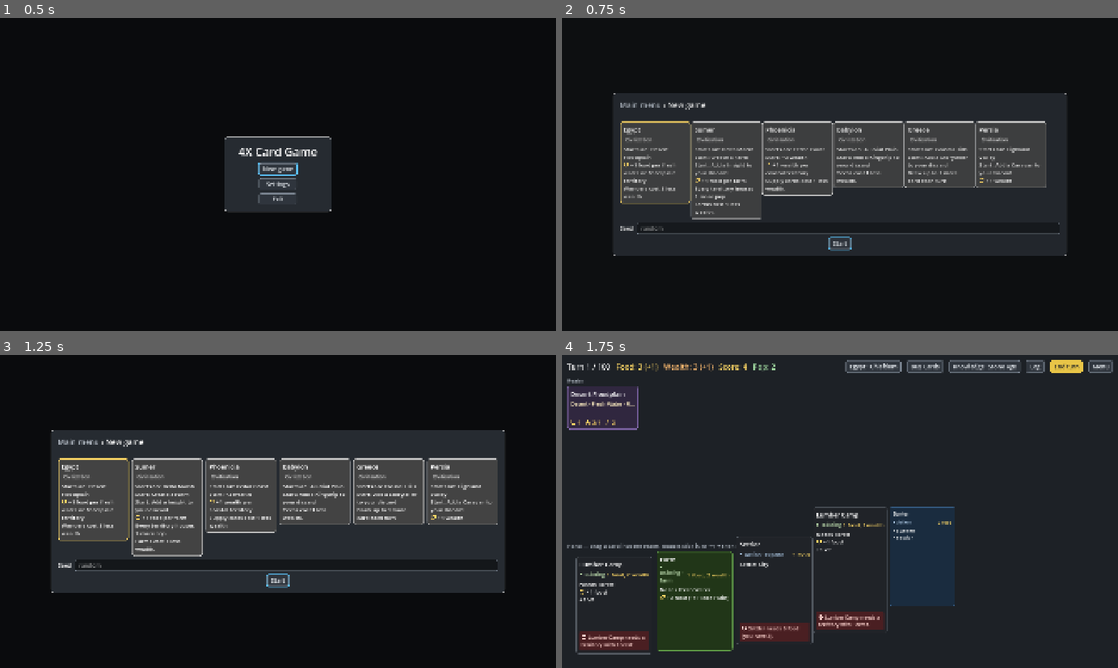
Above: before the commit, frames 1-4 (two rows, left to right).
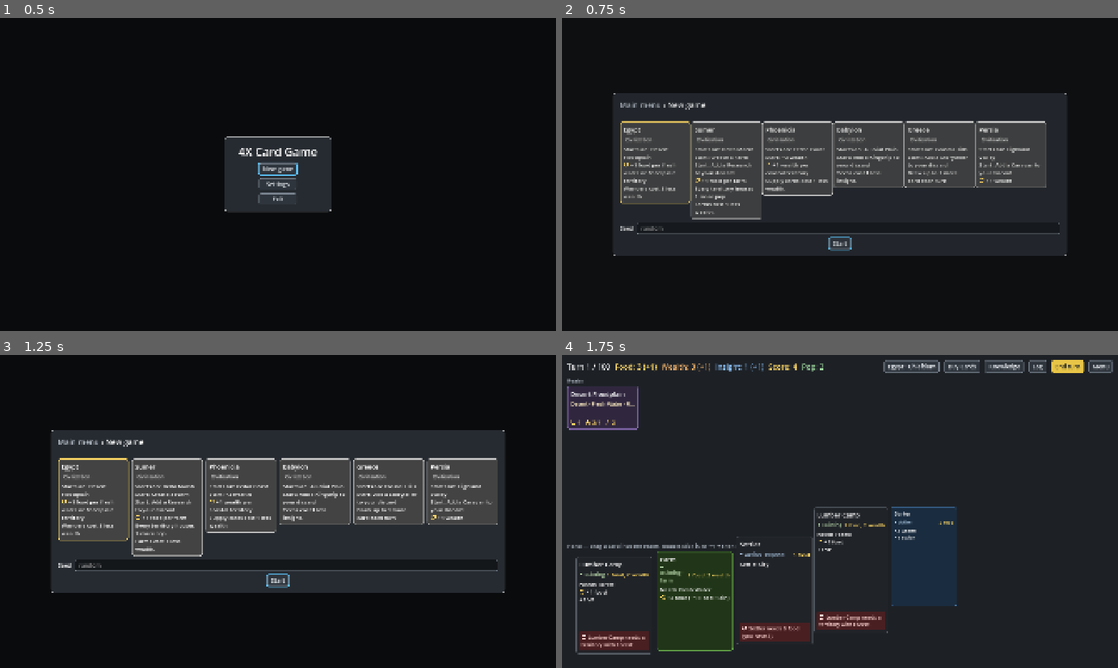
Above: after the commit, the same moments.

Repository: r888888888/4x-card-game
Game: Godot game, scene res://ui/main.tscn
Same seed, same stepped clock (60 frames per second), same inputs: the game is played once before the commit and once after it.
Inputs:
- Up to frame 1 (0.5 s): no input
- Up to frame 2 (0.75 s): click "New game" at 0.5 s
- Up to frame 3 (1.25 s): no input
- Up to frame 4 (1.75 s): click "Start" at 1.25 s

Frame 1 is identical in both runs. In frame 2, 0.1% of the frame differs, in the area x 24-53%, y 46-54%; in frame 3, 0.1%; in frame 4, 2.5%, in the area x 9-94%, y 1-95%.

Commit message:
139: techs cost insight; Insight counter in the top bar; content moves to insight
Co-Authored-By: Claude Opus 5.5 <noreply@anthropic.com>

Diff:
--- a/data/cards.json
+++ b/data/cards.json
@@ -5,7 +5,8 @@
       "cost": {}, "vp": 2, "slots": 3, "tags": ["city"],
       "effects": [
         { "op": "gain", "resource": "food", "amount": 2, "trigger": "upkeep" },
-        { "op": "gain", "resource": "wealth", "amount": 1, "trigger": "upkeep" }
+        { "op": "gain", "resource": "wealth", "amount": 1, "trigger": "upkeep" },
+        { "op": "gain", "resource": "insight", "amount": 1, "trigger": "upkeep" }
       ]
     },
     {
@@ -52,7 +53,7 @@
       "effects": [ { "op": "draw", "amount": 2 } ]
     },
     {
-      "id": "research", "name": "Insight", "type": "action",
+      "id": "research", "name": "Research", "type": "action",
       "cost": {}, "vp": 0, "tags": [],
       "effects": [ { "op": "research" } ]
     },
@@ -200,7 +201,7 @@
       ]
     },
     {
-      "id": "babylon", "name": "Babylon", "type": "civilization", "home": "alluvial_plain", "discounts": [{ "type": "tech", "wealth": 1 }],
+      "id": "babylon", "name": "Babylon", "type": "civilization", "home": "alluvial_plain", "discounts": [{ "type": "tech", "insight": 1 }],
       "vp": 0, "tags": [],
       "flavor": "Hammurabi carved his laws in stone for all to see, and Babylon's astronomers kept the most careful records of the heavens in the ancient world.",
       "quote": { "text": "That the strong should not harm the weak.", "by": "Code of Hammurabi" },
@@ -237,7 +238,7 @@
     {
       "id": "library", "name": "Library", "type": "building",
       "cost": { "wealth": 4 }, "vp": 1, "tags": [],
-      "effects": [ { "op": "create", "card": "research", "zone": "discard" } ]
+      "effects": [ { "op": "gain", "resource": "insight", "amount": 2, "trigger": "upkeep" } ]
     },
     {
       "id": "solstice_rites", "name": "Solstice Rites", "type": "event", "tags": [], "effects": []
@@ -282,97 +283,97 @@
     },
     {
       "id": "pottery", "name": "Pottery", "type": "tech",
-      "cost": { "wealth": 3 }, "vp": 1, "tags": [],
+      "cost": { "insight": 6 }, "vp": 1, "tags": [],
       "effects": [ { "op": "create", "card": "granary", "zone": "discard" }, { "op": "unlock", "card": "granary" } ]
     },
     {
       "id": "animal_husbandry", "name": "Animal Husbandry", "type": "tech",
-      "cost": { "wealth": 4 }, "vp": 0, "tags": [],
+      "cost": { "insight": 8 }, "vp": 0, "tags": [],
       "effects": [ { "op": "create", "card": "pasture", "zone": "discard" }, { "op": "unlock", "card": "pasture" } ]
     },
     {
       "id": "mining", "name": "Mining", "type": "tech",
-      "cost": { "wealth": 3 }, "vp": 0, "tags": [],
+      "cost": { "insight": 6 }, "vp": 0, "tags": [],
       "effects": [ { "op": "create", "card": "mine", "zone": "discard" }, { "op": "unlock", "card": "mine" } ]
     },
     {
       "id": "mysticism", "name": "Mysticism", "type": "tech",
-      "cost": { "wealth": 3 }, "vp": 0, "tags": [],
+      "cost": { "insight": 6 }, "vp": 0, "tags": [],
       "effects": [ { "op": "create", "card": "temple", "zone": "discard" }, { "op": "unlock", "card": "temple" } ]
     },
     {
       "id": "the_wheel", "name": "The Wheel", "type": "tech",
-      "cost": { "wealth": 4 }, "vp": 0, "tags": [],
+      "cost": { "insight": 8 }, "vp": 0, "tags": [],
       "effects": [ { "op": "create", "card": "caravan", "zone": "discard" }, { "op": "unlock", "card": "caravan" } ]
     },
     {
       "id": "masonry", "name": "Masonry", "type": "tech", "prereq": "mining",
-      "cost": { "wealth": 5 }, "vp": 0, "tags": [],
+      "cost": { "insight": 10 }, "vp": 0, "tags": [],
       "effects": [ { "op": "create", "card": "monument", "zone": "discard" }, { "op": "unlock", "card": "monument" } ]
     },
     {
       "id": "bronze_working", "name": "Bronze Working", "type": "tech", "prereq": "mining",
-      "cost": { "wealth": 5 }, "vp": 0, "tags": [],
+      "cost": { "insight": 10 }, "vp": 0, "tags": [],
       "effects": [ { "op": "create", "card": "forge", "zone": "discard" }, { "op": "unlock", "card": "forge" }, { "op": "add_era", "era": 2 } ]
     },
     {
       "id": "writing", "name": "Writing", "type": "tech", "era": 2,
-      "cost": { "wealth": 4 }, "vp": 0, "tags": [],
+      "cost": { "insight": 15 }, "vp": 0, "tags": [],
       "effects": [ { "op": "create", "card": "library", "zone": "discard" }, { "op": "unlock", "card": "library" } ]
     },
     {
       "id": "currency", "name": "Currency", "type": "tech", "era": 2, "prereq": "bronze_working",
-      "cost": { "wealth": 5 }, "vp": 0, "tags": [],
+      "cost": { "insight": 19 }, "vp": 0, "tags": [],
       "effects": [ { "op": "create", "card": "market", "zone": "discard" }, { "op": "unlock", "card": "market" } ]
     },
     {
       "id": "sailing", "name": "Sailing", "type": "tech", "era": 2,
-      "cost": { "wealth": 5 }, "vp": 0, "tags": [],
+      "cost": { "insight": 19 }, "vp": 0, "tags": [],
       "effects": [ { "op": "create", "card": "harbor", "zone": "discard" }, { "op": "unlock", "card": "harbor" } ]
     },
     {
       "id": "priesthood", "name": "Priesthood", "type": "tech", "era": 2, "prereq": "mysticism",
-      "cost": { "wealth": 6 }, "vp": 0, "tags": [],
+      "cost": { "insight": 22 }, "vp": 0, "tags": [],
       "effects": [ { "op": "create", "card": "pyramids", "zone": "discard" }, { "op": "create", "card": "theocracy", "zone": "discard" } ]
     },
     {
       "id": "code_of_laws", "name": "Code of Laws", "type": "tech", "era": 2, "prereq": "writing",
-      "cost": { "wealth": 6 }, "vp": 0, "tags": [],
+      "cost": { "insight": 22 }, "vp": 0, "tags": [],
       "effects": [ { "op": "create", "card": "kingship", "zone": "discard" } ]
     },
     {
       "id": "calendar", "name": "Calendar", "type": "tech", "era": 2, "prereq": "pottery",
-      "cost": { "wealth": 6 }, "vp": 3, "tags": [],
+      "cost": { "insight": 22 }, "vp": 3, "tags": [],
       "effects": []
     },
     {
       "id": "philosophy", "name": "Philosophy", "type": "tech", "era": 3, "prereq": "writing",
-      "cost": { "wealth": 6 }, "vp": 2, "tags": [],
+      "cost": { "insight": 27 }, "vp": 2, "tags": [],
       "effects": []
     },
     {
       "id": "iron_working", "name": "Iron Working", "type": "tech", "era": 3, "prereq": "bronze_working",
-      "cost": { "wealth": 6 }, "vp": 2, "tags": [],
+      "cost": { "insight": 27 }, "vp": 2, "tags": [],
       "effects": [ { "op": "score", "amount": 1, "trigger": "upkeep" } ]
     },
     {
       "id": "mathematics", "name": "Mathematics", "type": "tech", "era": 3, "prereq": "currency",
-      "cost": { "wealth": 6 }, "vp": 0, "tags": [],
+      "cost": { "insight": 27 }, "vp": 0, "tags": [],
       "effects": [ { "op": "gain_per_tag", "resource": "wealth", "amount": 1, "tag": "culture", "trigger": "upkeep" } ]
     },
     {
       "id": "monarchy", "name": "Monarchy", "type": "tech", "era": 3, "prereq": "philosophy",
-      "cost": { "wealth": 7 }, "vp": 3, "tags": [],
+      "cost": { "insight": 32 }, "vp": 3, "tags": [],
       "effects": [ { "op": "gain", "resource": "wealth", "amount": 1, "trigger": "upkeep" } ]
     },
     {
       "id": "astronomy", "name": "Astronomy", "type": "tech", "era": 3, "prereq": "mathematics",
-      "cost": { "wealth": 7 }, "vp": 4, "tags": [],
+      "cost": { "insight": 32 }, "vp": 4, "tags": [],
       "effects": []
     },
     {
       "id": "engineering", "name": "Engineering", "type": "tech", "era": 3, "prereq": "masonry",
-      "cost": { "wealth": 7 }, "vp": 0, "tags": [],
+      "cost": { "insight": 32 }, "vp": 0, "tags": [],
       "effects": [ { "op": "create", "card": "monument", "zone": "discard" } ]
     },
     {
--- a/data/config.json
+++ b/data/config.json
@@ -1,5 +1,5 @@
 {
-  "resources": ["food", "wealth"],
+  "resources": ["food", "wealth", "insight"],
   "keywords": [
     "grassland", "forest", "hills", "mountain", "desert", "marsh",
     "fresh_water", "coastal", "flood_plain"
@@ -12,7 +12,7 @@
   "deck_model": "fixed",
   "population": { "start": 2, "food_upkeep": 1, "vp_per_pop": 1, "famine": { "card": "famine", "max_counters": 3, "relief": { "wealth": 5 } } },
   "starting": {
-    "resources": { "food": 2, "wealth": 2 },
+    "resources": { "food": 2, "wealth": 2, "insight": 0 },
     "tableau": ["capital"],
     "territory": "river_meadow",
     "civilization": "egypt",
--- a/engine/card_details.gd
+++ b/engine/card_details.gd
@@ -61,14 +61,17 @@
 	return out
 
 
-## "Costs 2 wealth now (printed 5, −1 pass, −2 prereq)"
+## "Costs 2 insight now (printed 5, −1 civilization, −1 pass, −2 prereq)"
 static func _tech_cost_text(e: GameEngine, tech: CardInstance) -> String:
-	var parts: PackedStringArray = ["printed %d" % tech.def.cost.get(GameEngine.WEALTH, 0)]
+	var parts: PackedStringArray = ["printed %d" % tech.def.cost.get(GameEngine.INSIGHT, 0)]
+	var civ: int = Discounts.off(e, tech.def, false).get(GameEngine.INSIGHT, 0)
+	if civ > 0:
+		parts.append("−%d civilization" % civ)
 	if tech.passes > 0:
 		parts.append("−%d pass%s" % [tech.passes, "" if tech.passes == 1 else "es"])
 	if tech.def.prereq != "" and e.zone("researched").cards.any(func(c): return c.def.id == tech.def.prereq):
 		parts.append("−%d prereq" % tech.def.prereq_discount)
-	return "Costs %d wealth now (%s)" % [e.tech_cost(tech.uid), ", ".join(parts)]
+	return "Costs %d insight now (%s)" % [e.tech_cost(tech.uid), ", ".join(parts)]
 
 
 ## Unique terms, in order of first use: the rules, then the card type's mechanics. Leaves out Glossary.BASIC.
--- a/engine/data_loader.gd
+++ b/engine/data_loader.gd
@@ -173,8 +173,8 @@
 	else:
 		errs.append("'cost' must be an object like {\"food\": 2}")
 
-	if def.type == CardDef.TECH and not (def.cost.size() == 1 and def.cost.get(GameEngine.WEALTH, 0) >= 1):
-		errs.append("cost: a tech must cost wealth only, at least 1 (like {\"wealth\": 2})")
+	if def.type == CardDef.TECH and not (def.cost.size() == 1 and def.cost.get(GameEngine.INSIGHT, 0) >= 1):
+		errs.append("cost: a tech must cost insight only, at least 1 (like {\"insight\": 2})")
 	if def.type == CardDef.EVENT and not def.cost.is_empty():
 		errs.append("cost: an event can't have a cost")
 	if def.type == CardDef.EVENT and def.vp != 0:
--- a/engine/engine_core.gd
+++ b/engine/engine_core.gd
@@ -4,10 +4,11 @@
 ## accessors, the effect hooks (gain, lose, draw, create_card, …) and the logging internals. GameEngine extends it
 ## with the player-facing actions, their *_error queries and the read queries.
 
-## The two built-in resources: food pays for people (growth, upkeep, Settlers), wealth for premium buildings,
-## techs and the supply. The config may list more resources; only these two have rules attached.
+## The built-in resources: food pays for people (growth, upkeep, Settlers), wealth for premium buildings and the
+## supply, insight for techs (139). The config may list more resources; only these have rules attached.
 const FOOD := "food"
 const WEALTH := "wealth"
+const INSIGHT := "insight"
 
 signal changed
 signal logged(message: String)
--- a/engine/research.gd
+++ b/engine/research.gd
@@ -76,7 +76,7 @@
 	var future := tech == null or state == GameEngine.TECH_FUTURE
 	return {
 		"id": def.id, "era": def.era, "prereq": def.prereq, "state": state,
-		"cost": def.cost.get(GameEngine.WEALTH, 0) if future else cost(e, tech.uid),
+		"cost": def.cost.get(GameEngine.INSIGHT, 0) if future else cost(e, tech.uid),
 		"passes": 0 if tech == null else tech.passes, "gives": gives,
 	}
 
@@ -100,11 +100,11 @@
 	var tech := find(e, uid)
 	if tech == null:
 		return 0
-	var wealth: int = tech.def.cost.get(GameEngine.WEALTH, 0) - tech.passes
-	wealth -= Discounts.off(e, tech.def, false).get(GameEngine.WEALTH, 0)
+	var insight: int = tech.def.cost.get(GameEngine.INSIGHT, 0) - tech.passes
+	insight -= Discounts.off(e, tech.def, false).get(GameEngine.INSIGHT, 0)
 	if tech.def.prereq != "" and e.zone("researched").cards.any(func(c): return c.def.id == tech.def.prereq):
-		wealth -= tech.def.prereq_discount
-	return maxi(wealth, 1)
+		insight -= tech.def.prereq_discount
+	return maxi(insight, 1)
 
 
 static func passes(e: GameEngine, uid: int) -> int:
@@ -117,9 +117,9 @@
 	if tech == null:
 		return "That tech isn't on offer."
 	var price := cost(e, uid)
-	var have: int = e.resources.get(GameEngine.WEALTH, 0)
+	var have: int = e.resources.get(GameEngine.INSIGHT, 0)
 	if have < price:
-		return "%s needs %d wealth (you have %d)." % [tech.def.name, price, have]
+		return "%s needs %d insight (you have %d)." % [tech.def.name, price, have]
 	return ""
 
 
@@ -142,9 +142,9 @@
 	var tech := e.zone("research_reveal").find(uid)
 	var price := cost(e, uid)
 	e.zone("research_reveal").remove(tech)
-	e.resources.wealth -= price
+	e.resources[GameEngine.INSIGHT] -= price
 	e.zone("researched").add(tech)
-	e._log("Learned %s (%d wealth)." % [tech.def.name, price])
+	e._log("Learned %s (%d insight)." % [tech.def.name, price])
 	e._resolve(tech, "play")
 	_return_revealed(e, true)
 	e.changed.emit()
--- a/tests/test_board_labels.gd
+++ b/tests/test_board_labels.gd
@@ -109,6 +109,7 @@
 func test_research_choice_is_titled_knowledge() -> void:
 	var main := open_main()
 	main.start_game(1)
-	check(label_with_text(main, "Knowledge") != null, "a Knowledge title")
-	check(label_with_text(main, "Research") == null, "no Research title")
+	var overlay: Node = main.choices.research_row.get_parent()  # the hand may hold a card named Research (139)
+	check(label_with_text(overlay, "Knowledge") != null, "a Knowledge title")
+	check(label_with_text(overlay, "Research") == null, "no Research title")
 	close_main(main)
--- a/tests/test_insight.gd
+++ b/tests/test_insight.gd
@@ -1,13 +1,13 @@
 extends "res://tests/lib/tech_case.gd"
 ## Insight (backlog 139): a third built-in resource that pays for techs. Techs cost insight only; buying one spends
 ## insight and leaves wealth alone; civilization tech discounts take insight; the forecast and the top bar show it.
-## Local fixtures: Sages (civilization, techs −1 insight), Study (building, ⟳ +1 insight) and Optics (era 2 tech).
+## Local fixtures: Sages (civilization, techs −1 insight), Scriptorium (building, ⟳ +1 insight) and Optics (era 2 tech).
 
 const SAGES := {"id": "sages", "name": "Sages", "type": "civilization", "discounts": [{"type": "tech", "insight": 1}]}
-const STUDY := {"id": "study", "name": "Study", "type": "building",
+const SCRIPTORIUM := {"id": "scriptorium", "name": "Scriptorium", "type": "building",
 	"effects": [{"op": "gain", "resource": "insight", "amount": 1, "trigger": "upkeep"}]}
 const OPTICS := {"id": "optics", "name": "Optics", "type": "tech", "cost": {"insight": 4}, "era": 2}
-const FIXTURES := [SAGES, STUDY, OPTICS]
+const FIXTURES := [SAGES, SCRIPTORIUM, OPTICS]
 
 
 ## Loads a tech 'x' with the given cost next to the fixture cards; returns the loader errors.
@@ -90,8 +90,8 @@
 
 func test_the_forecast_includes_insight() -> void:
 	var e := insight_engine({"food": 2, "insight": 0})
-	e.create_card("study", "tableau", null)
-	eq(e.upkeep_forecast().get("insight"), 1, "Study ⟳ +1 insight")
+	e.create_card("scriptorium", "tableau", null)
+	eq(e.upkeep_forecast().get("insight"), 1, "Scriptorium ⟳ +1 insight")
 
 
 ## The one visible label under root whose text starts with prefix, or null.
@@ -106,10 +106,12 @@
 func test_the_top_bar_shows_insight_with_its_forecast_and_floats_its_change() -> void:
 	var real := Game.engine
 	Game.engine = tech_engine(["pottery", "writing"], {"farm": 10},
-		{"starting": {"resources": {"food": 2, "insight": 0}, "tableau": ["capital", "study"], "territory": "homeland"}},
+		{"starting": {"resources": {"food": 2, "insight": 0}, "tableau": ["capital", "scriptorium"], "territory": "homeland"}},
 		FIXTURES)
 	var main := open_main()
 	main.start_game(1)
+	Game.engine.resources["insight"] = 0
+	Game.engine.changed.emit()
 	await wait_frames()
 	var counter := shown_label(main, "Insight:")
 	check(counter != null, "an Insight counter in the top bar")
--- a/tests/test_tech_tree_modal.gd
+++ b/tests/test_tech_tree_modal.gd
@@ -37,7 +37,7 @@
 
 # --- Backlog 092: the hint names the research card from the engine ---
 
-const TREE_TOOLTIP := "Shortcut: T. The tech tree: every tech by era, what it costs now and what it gives."
+const TREE_TOOLTIP := "Shortcut: T. The tech tree: every tech by era, what it costs now and what it gives.\nEra: Era 1."  # the fixture has no era names
 
 
 ## Opens main on a fixture game (TECHS in the research deck) with main deck deck, starts it, opens the tree and
--- a/ui/card_view.gd
+++ b/ui/card_view.gd
@@ -121,11 +121,11 @@
 	_set_dimmed(not playable, "" if playable else "⊘ " + play_error)
 
 
-## Shows a revealed tech's price and passes: "Cost 4 wealth (was 5)", pass markers (●○○), and
+## Shows a revealed tech's price and passes: "Cost 4 insight (was 5)", pass markers (●○○), and
 ## "last chance" on its final appearance. The numbers come from the engine.
 func set_tech_info(cost: int, printed: int, passes: int, max_passes: int) -> void:
 	var markers := "●".repeat(passes) + "○".repeat(max_passes - passes)
-	var text := "Cost %d wealth" % cost
+	var text := "Cost %d insight" % cost
 	if cost != printed:
 		text += " (was %d)" % printed
 	text += "\nPassed %s" % markers
--- a/ui/choice_overlays.gd
+++ b/ui/choice_overlays.gd
@@ -28,7 +28,7 @@
 	_research.z_index = 5
 	var research_box := _research.get_meta("box") as VBoxContainer
 	research_box.add_child(UIKit.title("Knowledge"))
-	research_box.add_child(UIKit.heading("Buy one tech with wealth, or decline both. The others go back into the tech deck."))
+	research_box.add_child(UIKit.heading("Buy one tech with insight, or decline both. The others go back into the tech deck."))
 	research_row = HBoxContainer.new()
 	research_row.add_theme_constant_override("separation", UIKit.CARD_GAP)
 	research_box.add_child(research_row)
--- a/ui/main.gd
+++ b/ui/main.gd
@@ -411,7 +411,7 @@
 			var card: CardInstance = cards[cards.size() - 1 - i] if zone_name == "reveal" else cards[i]  # reveal: top of the deck first
 			_place(card, rows[zone_name], i, 0.0)
 	for card in e.zone("research_reveal").cards:
-		views[card.uid].set_tech_info(e.tech_cost(card.uid), card.def.cost.wealth, e.tech_passes(card.uid), GameEngine.MAX_PASSES)
+		views[card.uid].set_tech_info(e.tech_cost(card.uid), card.def.cost.get(GameEngine.INSIGHT, 0), e.tech_passes(card.uid), GameEngine.MAX_PASSES)
 	for card in e.zone("active_events").cards:
 		views[card.uid].set_event_info(e.event_turns_left(card.uid), e.event_counters(card.uid))
 	choices.refresh(e)
--- a/ui/palette.gd
+++ b/ui/palette.gd
@@ -29,6 +29,7 @@
 const WARN := Color("ff6b6b")  # a failing drop, food that would starve
 const FOCUS := Color("5ec8ff")  # the keyboard focus ring; distinct from gold (target) and red (warning)
 const WEALTH := Color("f2b46d")
+const INSIGHT := Color("8fc7ff")
 const POP := Color("9fd89f")
 const PILES := Color("c3cad3")  # deck, discard and pile counts
 
--- a/ui/tech_tree_modal.gd
+++ b/ui/tech_tree_modal.gd
@@ -108,7 +108,7 @@
 	var look: Array = STATE_LOOK[tech.state]
 	var title := "%s %s" % [look[0], e.card_db[tech.id].name]
 	if tech.state in [GameEngine.TECH_AVAILABLE, GameEngine.TECH_FUTURE]:
-		title += " · %d wealth" % tech.cost
+		title += " · %d insight" % tech.cost
 		if tech.passes > 0:
 			title += " (%d pass%s)" % [tech.passes, "" if tech.passes == 1 else "es"]
 	var status: String = look[1]
--- a/ui/top_bar.gd
+++ b/ui/top_bar.gd
@@ -1,8 +1,8 @@
 class_name TopBar
 extends HBoxContainer
-## The top bar: turn, food and wealth (with next upkeep's change), score and pop, then
+## The top bar: turn, food, wealth and insight (139) (with next upkeep's change), score and pop, then
 ## (115) the civilization and government button (one since 119), Buy Cards, Knowledge, Log, End turn (120) and Menu. Any
-## change to Food, Wealth, Score or Pop floats its net change up from that counter (126).
+## change to Food, Wealth, Insight, Score or Pop floats its net change up from that counter (126).
 
 const FOOD_COLOR := Palette.GAIN  # the food stat; CardView.WARN_COLOR when pop would starve
 
@@ -13,6 +13,7 @@
 var _turn_label: Label
 var _food_label: Label
 var _wealth_label: Label
+var _insight_label: Label
 var _pop_label: Label
 var _identity: Button  # "Egypt · Chiefdom": opens the civilization and government modal; hidden with neither (119)
 var _knowledge: Button  # opens the tech tree (059); research itself is a card (034)
@@ -21,12 +22,13 @@
 
 ## on_knowledge opens the tech tree, on_identity the civilization and government modal, on_log toggles the log drawer.
 func _init(on_menu: Callable, on_knowledge: Callable, on_identity: Callable, on_log: Callable) -> void:
-	add_theme_constant_override("separation", 20)  # tight: the stats and six buttons share 1920 px (115)
+	add_theme_constant_override("separation", 16)  # tight: the stats and six buttons share 1920 px (115, 139)
 	_turn_label = UIKit.stat(self)
 	_food_label = UIKit.stat(self, FOOD_COLOR)
 	_wealth_label = UIKit.stat(self, Palette.WEALTH)
-	_food_label.mouse_filter = Control.MOUSE_FILTER_PASS  # for the forecast tooltip
-	_wealth_label.mouse_filter = Control.MOUSE_FILTER_PASS
+	_insight_label = UIKit.stat(self, Palette.INSIGHT)
+	for label in [_food_label, _wealth_label, _insight_label]:
+		label.mouse_filter = Control.MOUSE_FILTER_PASS  # for the forecast tooltip
 	score_label = UIKit.stat(self, Palette.GAIN)
 	_pop_label = UIKit.stat(self, Palette.POP)
 	var spacer := Control.new()
@@ -65,6 +67,8 @@
 	_food_label.add_theme_color_override("font_color", CardView.WARN_COLOR if starve > 0 else FOOD_COLOR)
 	_food_label.tooltip_text = "Next upkeep: famine, %d pop will die." % starve if starve > 0 else "In brackets: change at the next upkeep, after pop eats."
 	_wealth_label.tooltip_text = "In brackets: change at the next upkeep."
+	UIKit.set_stat(_insight_label, "Insight: %d%s" % [e.resources.get(GameEngine.INSIGHT, 0), _forecast_text(forecast, GameEngine.INSIGHT)])
+	_insight_label.tooltip_text = "Pays for techs. In brackets: change at the next upkeep."
 	UIKit.set_stat(score_label, "Score: %d" % e.score())
 	_pop_label.visible = e.population_on()
 	UIKit.set_stat(_pop_label, "Pop: %d" % e.total_pop())
@@ -82,14 +86,15 @@
 		end_turn_button.text = "Discard %d (hand limit %d)" % [pending.count, e.config.hand_limit]
 	else:
 		end_turn_button.text = "End turn"
-	_knowledge.text = "Knowledge · %s" % e.era_name(e.era())
 	_knowledge.visible = e.config.research_deck.size() > 0
-	_knowledge.tooltip_text = "Shortcut: T. The tech tree: every tech by era, what it costs now and what it gives."
+	_knowledge.tooltip_text = "Shortcut: T. The tech tree: every tech by era, what it costs now and what it gives.\nEra: %s." % (
+		e.era_name(e.era()))  # the era is here, not on the button, to make room for Insight (139)
 	if e.research_card_name() != "":
 		_knowledge.tooltip_text += "\nPlay %s card to reveal 2 techs." % UIKit.with_article(e.research_card_name())
 	notification(NOTIFICATION_SORT_CHILDREN)  # lay the counters out at their new widths, so tokens start under them
 	_float_changes({_food_label: [e.resources.get(GameEngine.FOOD, 0), GameEngine.FOOD],
-		_wealth_label: [e.resources.get(GameEngine.WEALTH, 0), GameEngine.WEALTH], score_label: [e.score(), "VP"],
+		_wealth_label: [e.resources.get(GameEngine.WEALTH, 0), GameEngine.WEALTH],
+		_insight_label: [e.resources.get(GameEngine.INSIGHT, 0), GameEngine.INSIGHT], score_label: [e.score(), "VP"],
 		_pop_label: [e.total_pop(), "pop"]}, layer, quiet)
 
 
Not shown, changed: docs/backlog/139-insight-resource.md
